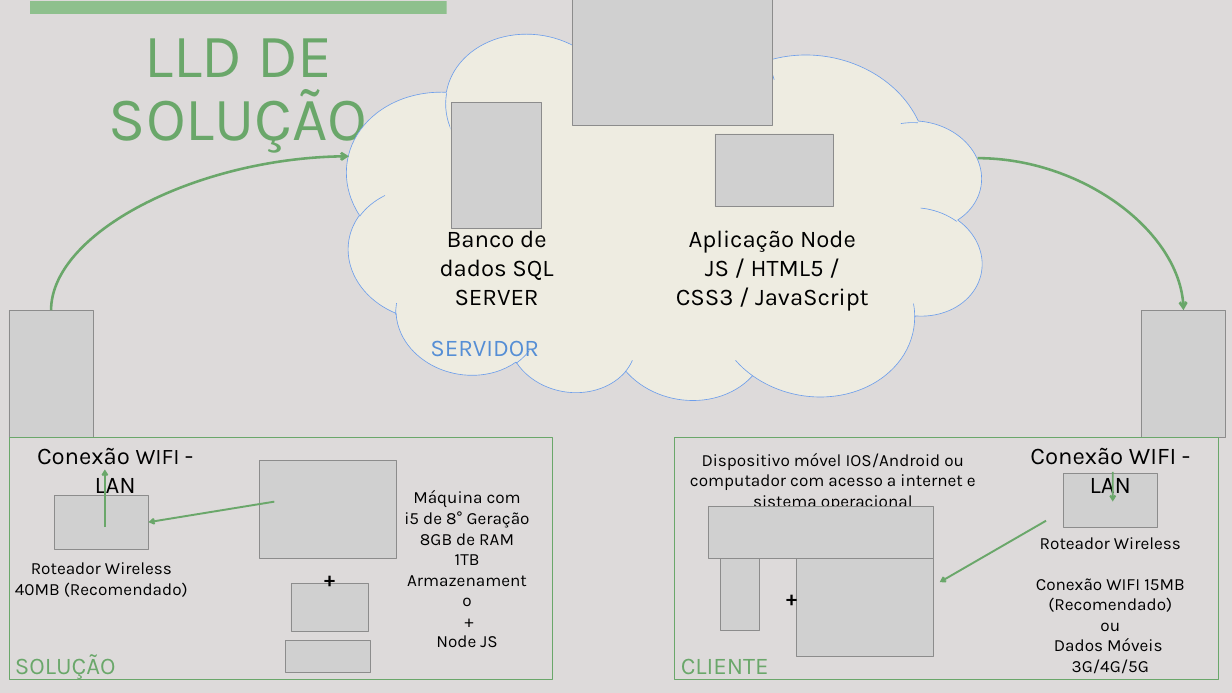
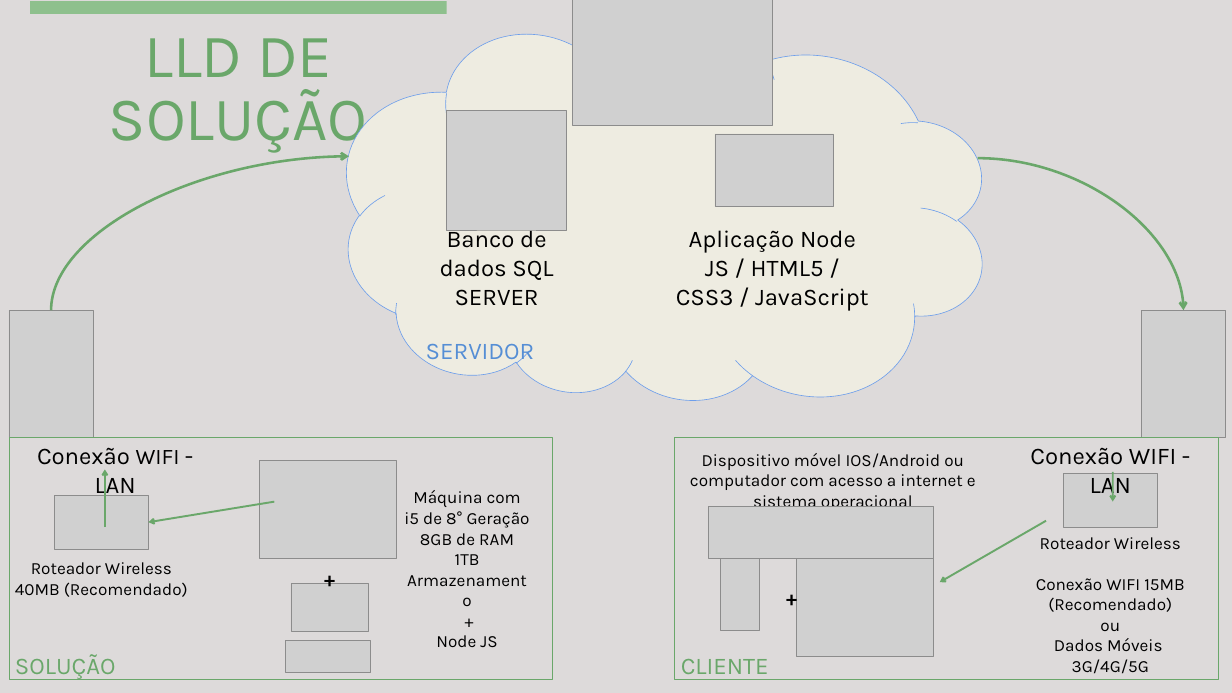
Before and after one commit to franciscone-lab/help-enterprising, a slide deck: slide 2 of docs/hld-lld_HelpEnterprising.pptx. Drawn at 1232x693 pixels with LibreOffice and Linux fonts; fonts in the diff are those of the drawing; grey boxes stand for pictures. Boxes give left, top, right and bottom in pixels: in the first picture for what was removed or moved away, otherwise in the second. Text is boxed around its words. In the diff, an @@ line names an element or a change of style, - is before the commit and + after.

```diff
--- a/docs/hld-lld_HelpEnterprising.pptx
+++ b/docs/hld-lld_HelpEnterprising.pptx
@@ picture: place and size @@
-picture at [452, 102, 542, 228]
+picture at [447, 110, 566, 230]
@@ rectangle removed at [450, 125, 490, 165] @@
@@ text "SERVIDOR": place and size @@
-text "SERVIDOR" at [430, 340, 539, 362]
+text "SERVIDOR" at [426, 343, 535, 365]
```
Also in this commit, not shown: 1 other file.
